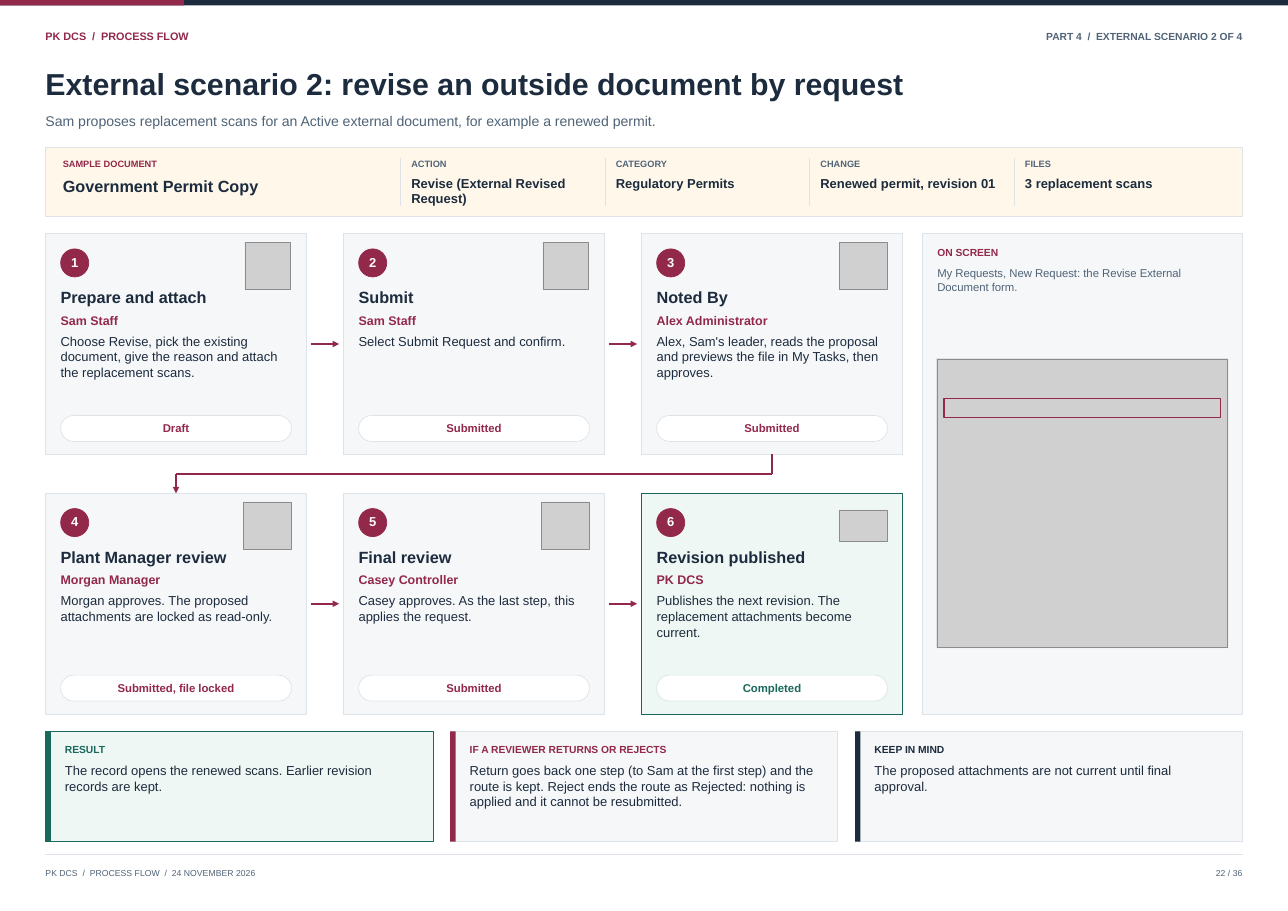
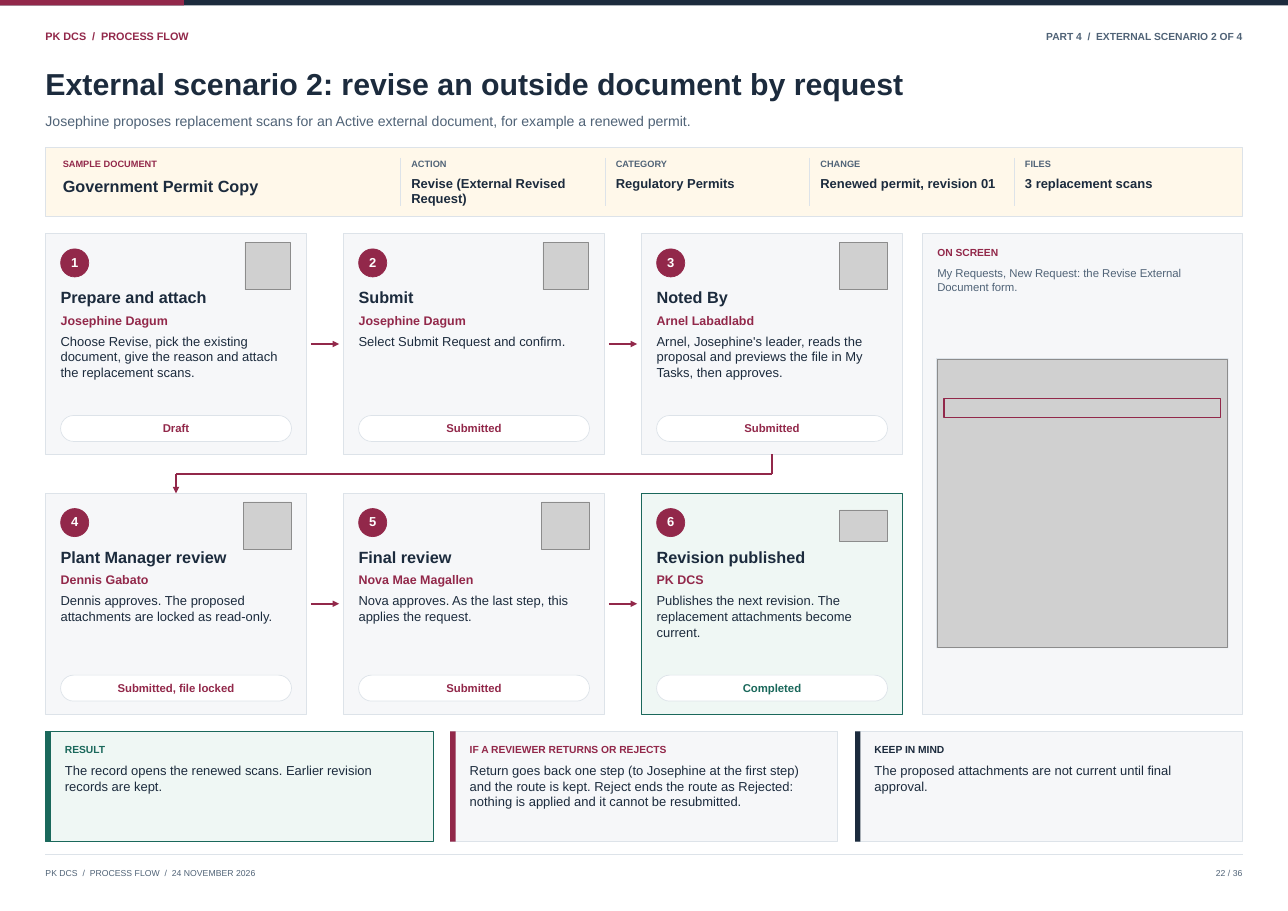
Before and after one commit to curib123/pk_document_tracking_system, a slide deck: slide 22 of docs/system-documentation/PK_DCS_Process_Flow.pptx. Drawn at 1288x911 pixels with LibreOffice and Linux fonts; fonts in the diff are those of the drawing; grey boxes stand for pictures. Boxes give left, top, right and bottom in pixels: in the first picture for what was removed or moved away, otherwise in the second. Text is boxed around its words. In the diff, an @@ line names an element or a change of style, - is before the commit and + after.

```diff
--- a/docs/system-documentation/PK_DCS_Process_Flow.pptx
+++ b/docs/system-documentation/PK_DCS_Process_Flow.pptx
@@ text at <box>45,116,691,129</box>: text changed @@
-Sam proposes replacement scans for an Active external document, for example a renewed permit.
+Josephine proposes replacement scans for an Active external document, for example a renewed permit.
@@ text at <box>61,316,168,328</box>: text changed @@
-Sam Staff
+Josephine Dagum
@@ text at <box>359,316,466,328</box>: text changed @@
-Sam Staff
+Josephine Dagum
@@ text at <box>657,316,754,325</box>: text changed @@
-Alex Administrator
+Arnel Labadlabd
@@ text at <box>657,336,862,380</box>: text changed @@
-Alex, Sam's leader, reads the proposal and previews the file in My Tasks, then approves.
+Arnel, Josephine's leader, reads the proposal and previews the file in My Tasks, then approves.
@@ text at <box>61,595,272,624</box>: text changed @@
-Morgan approves. The proposed attachments are locked as read-only.
+Dennis approves. The proposed attachments are locked as read-only.
@@ text at <box>61,575,149,584</box>: text changed @@
-Morgan Manager
+Dennis Gabato
@@ text at <box>359,595,568,624</box>: text changed @@
-Casey approves. As the last step, this applies the request.
+Nova approves. As the last step, this applies the request.
@@ text at <box>359,575,473,587</box>: text changed @@
-Casey Controller
+Nova Mae Magallen
@@ text at <box>470,765,799,809</box>: text changed @@
-Return goes back one step (to Sam at the first step) and the route is kept. Reject ends the route as Rejected: nothing is applied and it cannot be resubmitted.
+Return goes back one step (to Josephine at the first step) and the route is kept. Reject ends the route as Rejected: nothing is applied and it cannot be resubmitted.
```
Also in this commit, not shown: 29 other slides changed, 3 other files.
